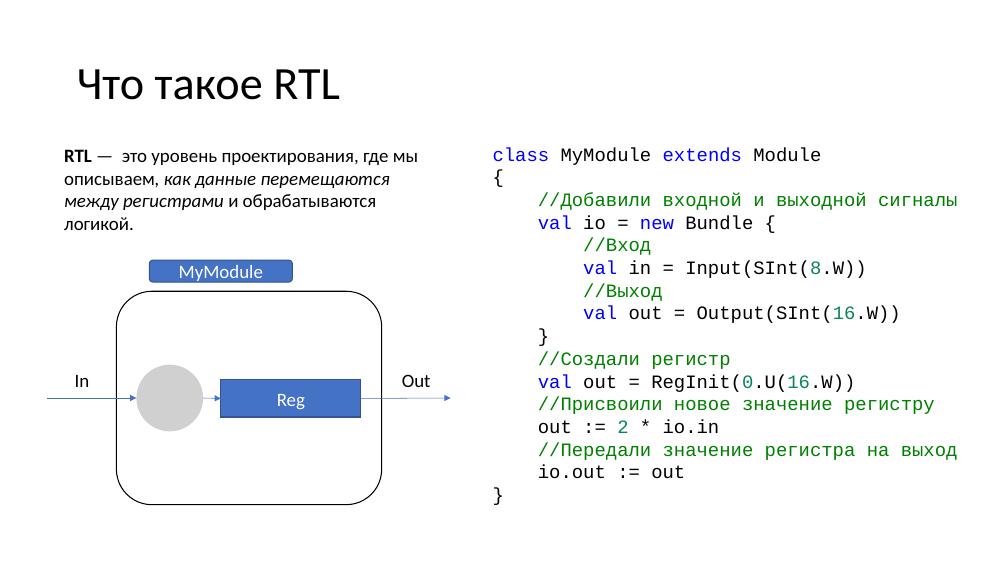
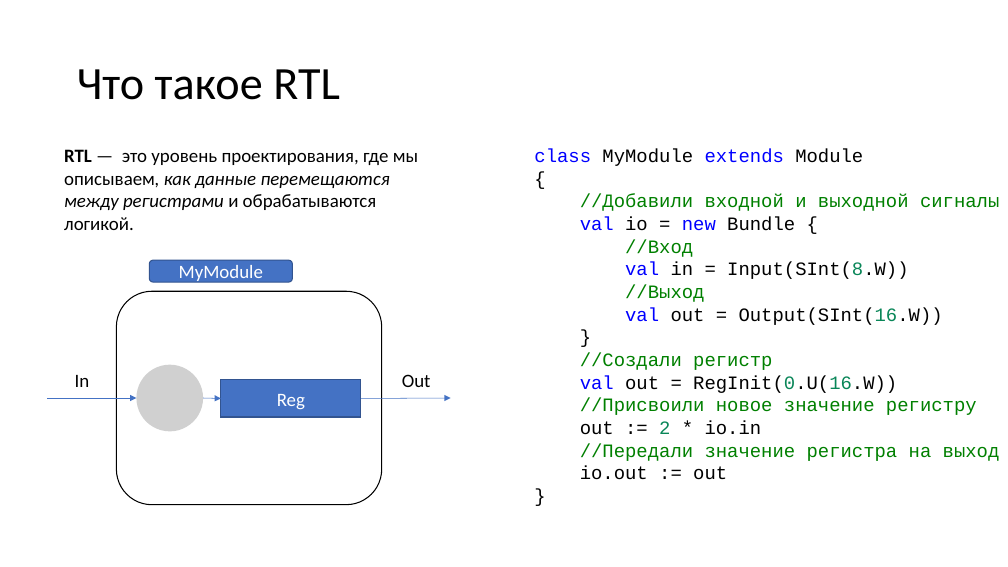
Before and after one commit to Asevulon/Maga_Tests_Chisel, a slide deck: slide 4 of Тестрирование на чизеле.pptx. Drawn at 1008x567 pixels with LibreOffice and Linux fonts; fonts in the diff are those of the drawing; grey boxes stand for pictures. Boxes give left, top, right and bottom in pixels: in the first picture for what was removed or moved away, otherwise in the second. Text is boxed around its words. In the diff, an @@ line names an element or a change of style, - is before the commit and + after.

```diff
--- a/Тестрирование на чизеле.pptx
+++ b/Тестрирование на чизеле.pptx
@@ text "class MyModule extends Module": place and size @@
-text "class MyModule extends Module" at bbox=[493, 147, 958, 479]
+text "class MyModule extends Module" at bbox=[534, 149, 1000, 480]
```
Also in this commit, not shown: 2 other slides changed.
